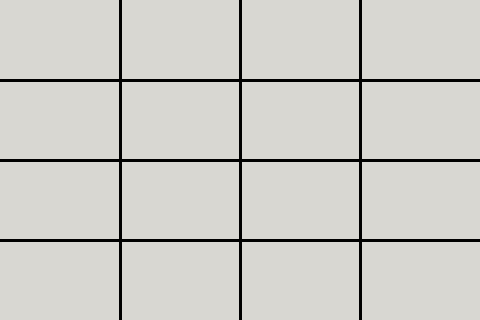
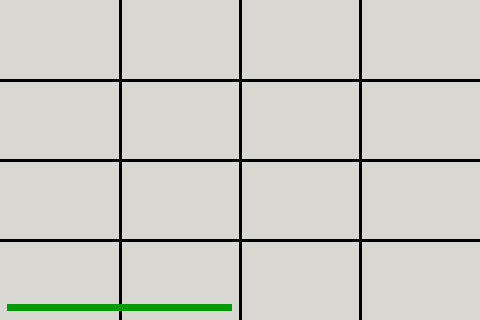
Layers edited between the first and the second 480 x 320 image:
added layer "indicator active" above "Indicator deactive" over (x1=7, y1=304, x2=232, y2=311)
added layer "Indicator deactive" above "Background" over (x1=7, y1=304, x2=232, y2=311)
